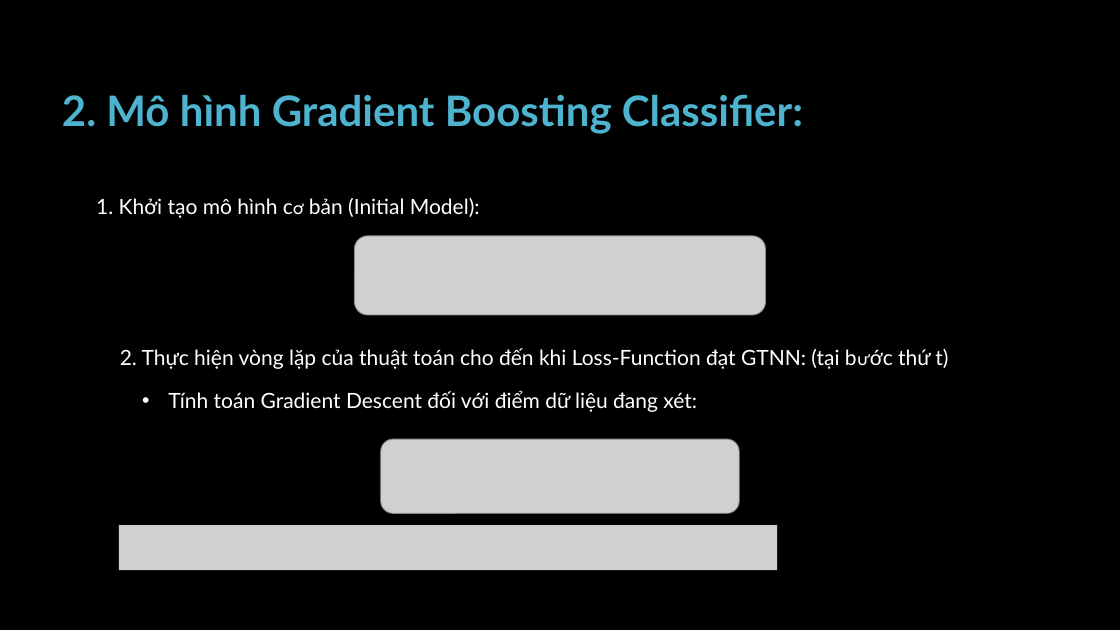
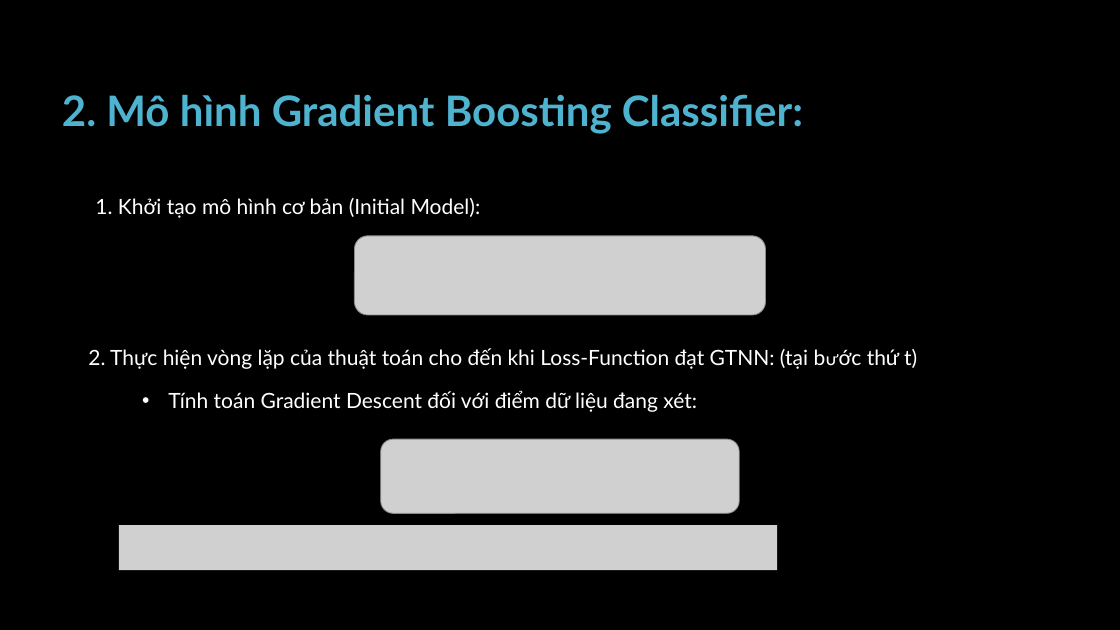
Before and after one commit to pisceskibo/CreditCardApprovalPrediction, a slide deck: slide 21 of references/ApplicationOfEnsembleLearningInBankCreditCardRiskModeling.pptx. Drawn at 1120x630 pixels with LibreOffice and Linux fonts; fonts in the diff are those of the drawing; grey boxes stand for pictures; background and template pictures are left out. Boxes give left, top, right and bottom in pixels: in the first picture for what was removed or moved away, otherwise in the second. Text is boxed around its words. In the diff, an @@ line names an element or a change of style, - is before the commit and + after.

```diff
--- a/references/ApplicationOfEnsembleLearningInBankCreditCardRiskModeling.pptx
+++ b/references/ApplicationOfEnsembleLearningInBankCreditCardRiskModeling.pptx
@@ text "1. Khởi tạo mô hình ..." at (95,198,481,218): font League Spartan to Lato in "cơ" @@
@@ text "2. Thực hiện vòng lặp ...": place and size @@
-text "2. Thực hiện vòng lặp ..." at (120,348,948,369)
+text "2. Thực hiện vòng lặp ..." at (88,348,917,369)
```
Also in this commit, not shown: 18 other slides changed, 1 slide added.
